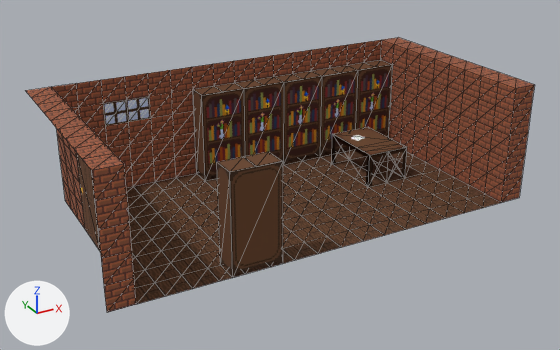
An edit to the glTF model Main Build/Art/3D/Post Office Rough Render.gltf, drawn before and after from the same camera.
Camera for both pictures: a camera (50 mm lens) standing at (-13.33, -25.31, 14.17) and looking at (0.76, 0.31, 1.36). Lighting does not change. The marker at lower left points along +X, +Y and +Z. Mesh edges are drawn as thin lines. Vertices at the same position are counted once.

The scene before the commit, as lines of its bpy script (objects in view):
```python
me_mesh_0 = bpy.data.meshes.new('Mesh_0')
me_mesh_0.from_pydata(...)  # 407 vertices, 748 faces; spans x -8.0..10.0, y -4.0..5.0, z -1.0..5.0
me_mesh_0.materials.append(mat_texture_1)
ob_mesh_0 = bpy.data.objects.new('Mesh_0', me_mesh_0)
ob_mesh_0.location = (0.0, 0.0, 0.0)
```
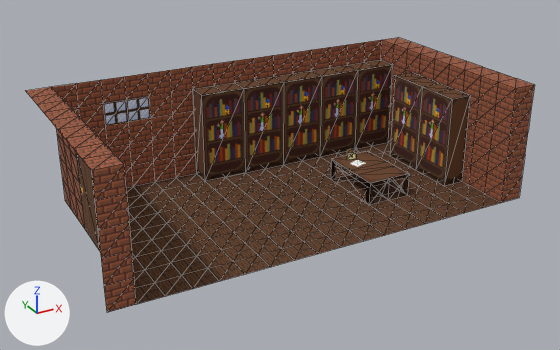
Location of each change, (x1, y1, x2, y2) in pixels of the pictures (560 x 350 px):
part 1 of me_mesh_0, added (brown): after (331, 151, 409, 205)
part 2 of me_mesh_0, added (brown): after (390, 72, 470, 186)
part 3 of me_mesh_0, deleted (brown): before (217, 152, 283, 278)
part 4 of me_mesh_0, cut back: before (332, 127, 407, 187); after (347, 149, 355, 160)

Diff of the bpy script that builds the scene:
```diff
--- a/Main Build/Art/3D/Post Office Rough Render.gltf.py
+++ b/Main Build/Art/3D/Post Office Rough Render.gltf.py
@@ me_mesh_0 @@
 # used by ob_mesh_0; location = (0.0, 0.0, 0.0)
-me_mesh_0.from_pydata(...)  # 407 vertices, 748 faces; spans x -8.0..10.0, y -4.0..5.0, z -1.0..5.0
+me_mesh_0.from_pydata(...)  # 422 vertices, 756 faces; spans x -8.0..10.0, y -4.0..5.0, z -1.0..5.0
+# me_mesh_0 part 1: a new loose piece of 16 vertices spanning x 4.0..6.0, y -1.5..1.5, z 0.0..1.0, in mat_texture_1
+# me_mesh_0 part 2: a new loose piece of 15 vertices spanning x 8.0..9.0, y -1.5..2.5, z 0.0..4.0, in mat_texture_1
+# me_mesh_0 part 3: the loose piece of 10 vertices spanning x -3.5..-1.5, y -4.0..-3.0, z 0.0..4.0 is deleted
+# me_mesh_0 part 4
+# 9 vertices are removed from x 5.0..7.0, y 0.0..3.0, z 1.5
+# 30 faces are deleted
+# 3 vertices are added at (4.5, 1.0, 1.0), (4.5, 1.0, 1.5), (5.0, 1.0, 1.0)
+# 2 new faces join them
 me_mesh_0.materials.append(mat_texture_1)
```
